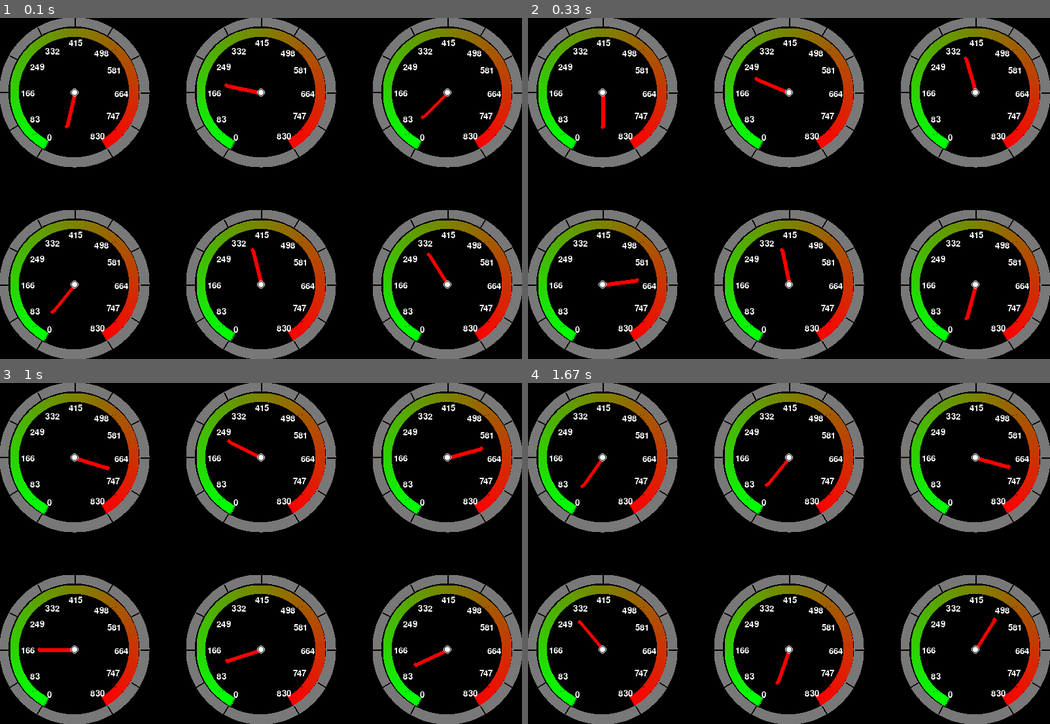
Above: before the commit, frames 1-4 (two rows, left to right).
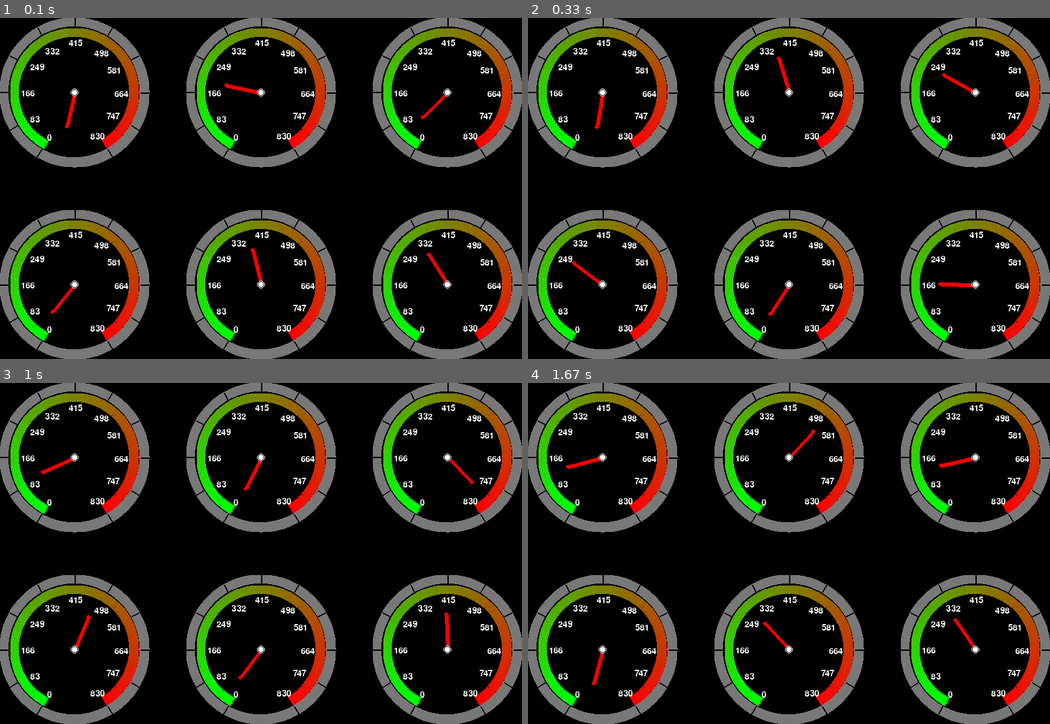
Above: after the commit, the same moments.

Repository: zhangsheng377/air_monitor
Game: pygame game, started from sensor/raspberrypi/test_pygame.py
Two runs of this game, one before a commit and one after it. Both use one fixed random seed, a clock stepped at 60 frames per second and the inputs below. The source is Python 2; it was converted automatically to run under Python 3.
Inputs:
- Up to frame 1 (0.1 s): no input
- Up to frame 2 (0.33 s): no input
- Up to frame 3 (1 s): no input
- Up to frame 4 (1.67 s): no input

Frame 1 is identical in both runs. In frame 2, 0.8% of the frame differs, in the area x 8-87%, y 11-89%; in frame 3, 0.8%, in the area x 7-93%, y 16-87%; in frame 4, 0.8%.

Commit message:
开始测试界面与硬件相联

Diff:
--- a/sensor/raspberrypi/dashboard.py
+++ b/sensor/raspberrypi/dashboard.py
@@ -75,7 +75,8 @@
         rate_cos = math.cos(math.radians(degree))
         rate_sin = math.sin(math.radians(degree))
         position_end = (
-        int(self.position[0] + rate_cos * self.needle_length), int(self.position[1] - rate_sin * self.needle_length))
+            int(self.position[0] + rate_cos * self.needle_length),
+            int(self.position[1] - rate_sin * self.needle_length))
         pygame.draw.line(self.surface, color_needle, self.position, position_end, self.needle_width)
         pygame.draw.circle(self.surface, color_needle, position_end, int(self.needle_width / 24.0 * 14), 0)
         pygame.draw.circle(self.surface, color.white, self.position, self.origin_radius, 0)
--- a/sensor/raspberrypi/sensor.py
+++ b/sensor/raspberrypi/sensor.py
@@ -7,16 +7,16 @@
 import smbus
 
 GPIO.setmode(GPIO.BOARD)
-GPIO.setup(11,GPIO.OUT)
+GPIO.setup(11, GPIO.OUT)
 
-serial0=serial.Serial("/dev/ttyS0",2400)
+serial0 = serial.Serial("/dev/ttyS0", 2400)
 
-Vout_H=0
-Vout_L=0
-Vret_H=0
-Vret_L=0
-check=0
-A=1200
+Vout_H = 0
+Vout_L = 0
+Vret_H = 0
+Vret_L = 0
+check = 0
+A = 1200
 
 address = 0x48
 A0 = 0x40
@@ -25,92 +25,93 @@
 A3 = 0x43
 bus = smbus.SMBus(1)
 
-#username='zhangsheng377'
-#password='bz292929'
-#response = StringIO.StringIO()
-#mycurl=pycurl.Curl()
-#mycurl.setopt(mycurl.URL,'http://api.yeelink.net/v1.0/user/apikey?username='+username+'&pass='+password)
-#mycurl.setopt(mycurl.WRITEFUNCTION, response.write)
-#mycurl.perform()
+# username='zhangsheng377'
+# password='bz292929'
+# response = StringIO.StringIO()
+# mycurl=pycurl.Curl()
+# mycurl.setopt(mycurl.URL,'http://api.yeelink.net/v1.0/user/apikey?username='+username+'&pass='+password)
+# mycurl.setopt(mycurl.WRITEFUNCTION, response.write)
+# mycurl.perform()
 ##response=mycurl.getinfo(mycurl.RESPONSE_CODE)
-#myresp=json.loads(response.getvalue())
-#if myresp['errcode']=='0':
+# myresp=json.loads(response.getvalue())
+# if myresp['errcode']=='0':
 #     apikey=myresp['apikey']
 #     print apikey
-#mycurl.close()
-apikey="779bfd896876dc377d3ed78d0fa1dbf4"
+# mycurl.close()
+apikey = "779bfd896876dc377d3ed78d0fa1dbf4"
 
-device_id='353097'
-sensor_pm25_id='397985'
-sensor_CO_id='398391'
+device_id = '353097'
+sensor_pm25_id = '397985'
+sensor_CO_id = '398391'
 
 while True:
-     waitlen=serial0.inWaiting()
-     if waitlen!=0:
-          recv=serial0.read(waitlen)
-          listhex=[ord(i) for i in recv]
-          count=0
-          for i in range(len(listhex)):
-               if count==0:
-                    if listhex[i]==170:
-                         count+=1
-                         Vout_H=0
-                         Vout_L=0
-                         Vret_H=0
-                         Vret_L=0
-                         check=0
-               else:
-                    count+=1
-                    if count==2:
-                         Vout_H=listhex[i]
-                    elif count==3:
-                         Vout_L=listhex[i]
-                    elif count==4:
-                         Vret_H=listhex[i]
-                    elif count==5:
-                         Vret_L=listhex[i]
-                    elif count==6:
-                         check=listhex[i]
-                    elif count==7:
-                         count=0
-                         if listhex[i] == 255:
-                              if check==(Vout_H+Vout_L+Vret_H+Vret_L)%256:
-                                   Vout=(Vout_H*256+Vout_L)*1.0/1024*5;
-                                   Ud=1.0*A*Vout
-                                   if Ud>0:
-                                        print "pm2.5 :",Ud
-                                        mycurl=pycurl.Curl()
-                                        mycurl.setopt(mycurl.URL,'http://api.yeelink.net/v1.0/device/'+device_id+'/sensor/'+sensor_pm25_id+'/datapoints')
-                                        mycurl.setopt(mycurl.HTTPHEADER,["U-ApiKey:"+apikey])
-                                        mycurl.setopt(mycurl.POSTFIELDS,json.dumps({"value":Ud}))
-                                        try:
-                                             mycurl.perform()
-                                        except Exception,e:
-                                             print Exception,":",e
-                                        mycurl.close()
+    waitlen = serial0.inWaiting()
+    if waitlen != 0:
+        recv = serial0.read(waitlen)
+        listhex = [ord(i) for i in recv]
+        count = 0
+        for i in range(len(listhex)):
+            if count == 0:
+                if listhex[i] == 170:
+                    count += 1
+                    Vout_H = 0
+                    Vout_L = 0
+                    Vret_H = 0
+                    Vret_L = 0
+                    check = 0
+            else:
+                count += 1
+                if count == 2:
+                    Vout_H = listhex[i]
+                elif count == 3:
+                    Vout_L = listhex[i]
+                elif count == 4:
+                    Vret_H = listhex[i]
+                elif count == 5:
+                    Vret_L = listhex[i]
+                elif count == 6:
+                    check = listhex[i]
+                elif count == 7:
+                    count = 0
+                    if listhex[i] == 255:
+                        if check == (Vout_H + Vout_L + Vret_H + Vret_L) % 256:
+                            Vout = (Vout_H * 256 + Vout_L) * 1.0 / 1024 * 5;
+                            Ud = 1.0 * A * Vout
+                            if Ud > 0:
+                                print "pm2.5 :", Ud
+                                mycurl = pycurl.Curl()
+                                mycurl.setopt(mycurl.URL,
+                                              'http://api.yeelink.net/v1.0/device/' + device_id + '/sensor/' + sensor_pm25_id + '/datapoints')
+                                mycurl.setopt(mycurl.HTTPHEADER, ["U-ApiKey:" + apikey])
+                                mycurl.setopt(mycurl.POSTFIELDS, json.dumps({"value": Ud}))
+                                try:
+                                    mycurl.perform()
+                                except Exception, e:
+                                    print Exception, ":", e
+                                mycurl.close()
 
-                                        bus.write_byte(address,A0)
-                                        value_CO = bus.read_byte(address)*1.0/256*1000
-                                        print "CO :",value_CO
-                                        mycurl=pycurl.Curl()
-                                        mycurl.setopt(mycurl.URL,'http://api.yeelink.net/v1.0/device/'+device_id+'/sensor/'+sensor_CO_id+'/datapoints')
-                                        mycurl.setopt(mycurl.HTTPHEADER,["U-ApiKey:"+apikey])
-                                        mycurl.setopt(mycurl.POSTFIELDS,json.dumps({"value":value_CO}))
-                                        try:
-                                             mycurl.perform()
-                                        except Exception,e:
-                                             print Exception,":",e
-                                        mycurl.close()
+                                bus.write_byte(address, A0)
+                                value_CO = bus.read_byte(address) * 1.0 / 256 * 1000
+                                print "CO :", value_CO
+                                mycurl = pycurl.Curl()
+                                mycurl.setopt(mycurl.URL,
+                                              'http://api.yeelink.net/v1.0/device/' + device_id + '/sensor/' + sensor_CO_id + '/datapoints')
+                                mycurl.setopt(mycurl.HTTPHEADER, ["U-ApiKey:" + apikey])
+                                mycurl.setopt(mycurl.POSTFIELDS, json.dumps({"value": value_CO}))
+                                try:
+                                    mycurl.perform()
+                                except Exception, e:
+                                    print Exception, ":", e
+                                mycurl.close()
 
-
-                                        break
-          #serial0.flushInput()
-          #print "sleep"
-          time.sleep(15)
+                                break
+        # serial0.flushInput()
+        # print "sleep"
+        time.sleep(15)
 
 
 
-     #GPIO.output(11,True)
-     #time.sleep(1)
-     #GPIO.output(11,False)
-     #time.sleep(1)
+        # GPIO.output(11,True)
+        # time.sleep(1)
+        # GPIO.output(11,False)
+        # time.sleep(1)
--- a/sensor/raspberrypi/test_pygame.py
+++ b/sensor/raspberrypi/test_pygame.py
@@ -5,10 +5,13 @@
 import dashboard
 import color
 import random
+from time import time
+
+time_old = time()
 
 pygame.init()
 pygame.display.set_caption("Demo")
-clock=pygame.time.Clock()
+clock = pygame.time.Clock()
 
 try:
     import wx
@@ -44,11 +47,16 @@
             if event.key == K_ESCAPE:
                 sys.exit()
 
+    time_now = time()
+    if time_now - time_old > 15:
+        print "tick", time_now - time_old
+        time_old = time_now
+
     screen.fill(color_bg)
 
     for i in range(0, x_mydashboard * y_mydashboard):
         mydashboard[i].draw(random.uniform(0, 1000))
 
     pygame.display.flip()
-    #pygame.time.delay(100)
-    clock.tick(5)
+    # pygame.time.delay(100)
+    clock.tick(10)
Not shown, changed: .gitignore
